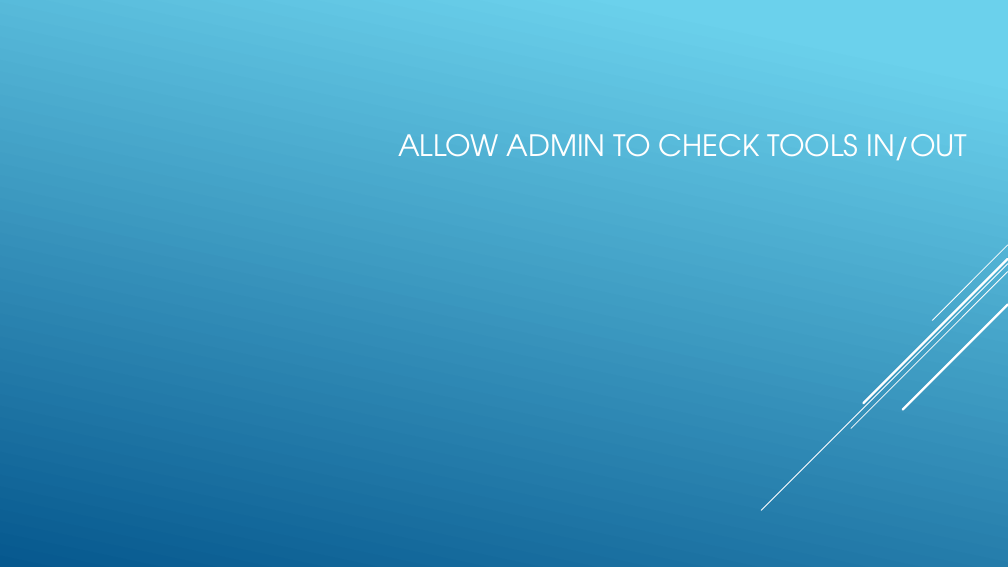
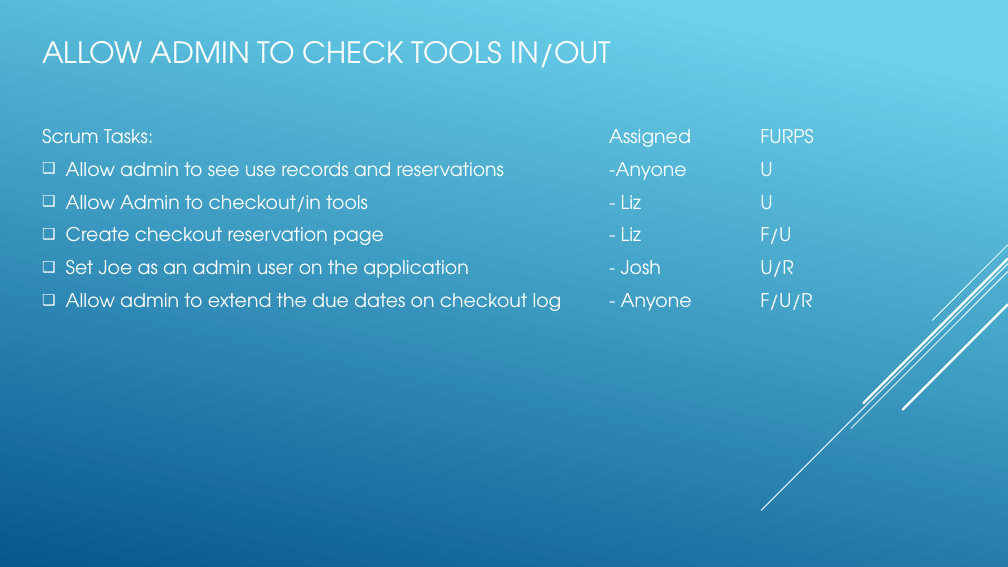
Before and after one commit to itsjaboyd/Tool-Coop, a slide deck: slide 14 of docs/TeamPresentation.pptx. Drawn at 1008x567 pixels with LibreOffice and Linux fonts; fonts in the diff are those of the drawing. Boxes give left, top, right and bottom in pixels: in the first picture for what was removed or moved away, otherwise in the second. Text is boxed around its words. In the diff, an @@ line names an element or a change of style, - is before the commit and + after.

Commit message:
Made rough slides for checking tools in/out

```diff
--- a/docs/TeamPresentation.pptx
+++ b/docs/TeamPresentation.pptx
@@ title "ALLOW ADMIN TO CHECK TOOLS ..." moved from (x1=398, y1=134, x2=968, y2=161) to (x1=42, y1=41, x2=612, y2=68) @@
@@ text added at (x1=42, y1=129, x2=814, y2=311), 18 pt, text #FFFFFF @@
+Scrum Tasks: Assigned FURPS
+❑ Allow admin to see use records and reservations -Anyone U
+❑ Allow Admin to checkout/in tools - Liz U
+❑ Create checkout reservation page - Liz F/U
+❑ Set Joe as an admin user on the application - Josh U/R
+❑ Allow admin to extend the due dates on checkout log - Anyone F/U/R
```
Also in this commit, not shown: 2 other slides changed.
